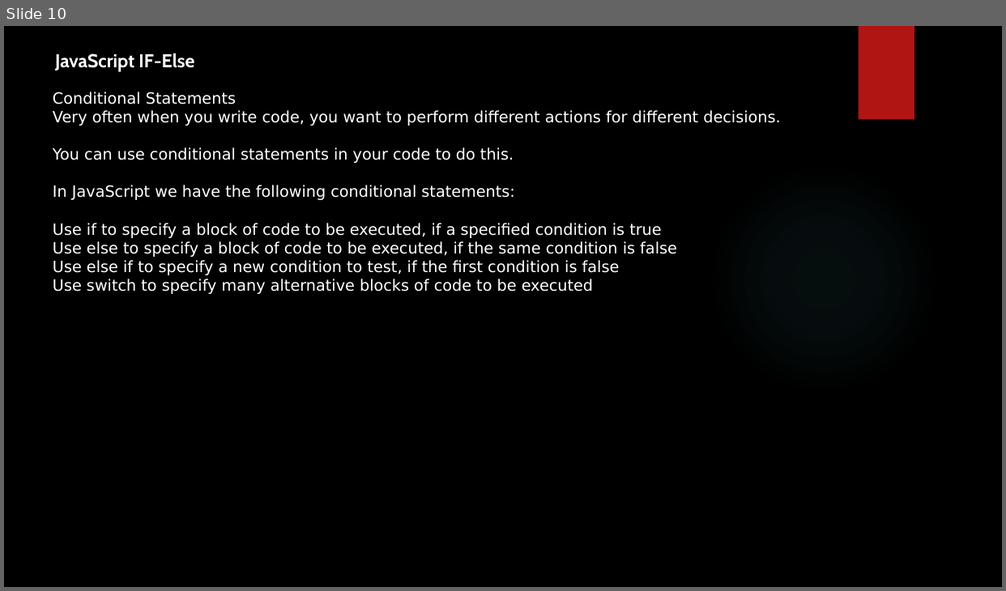
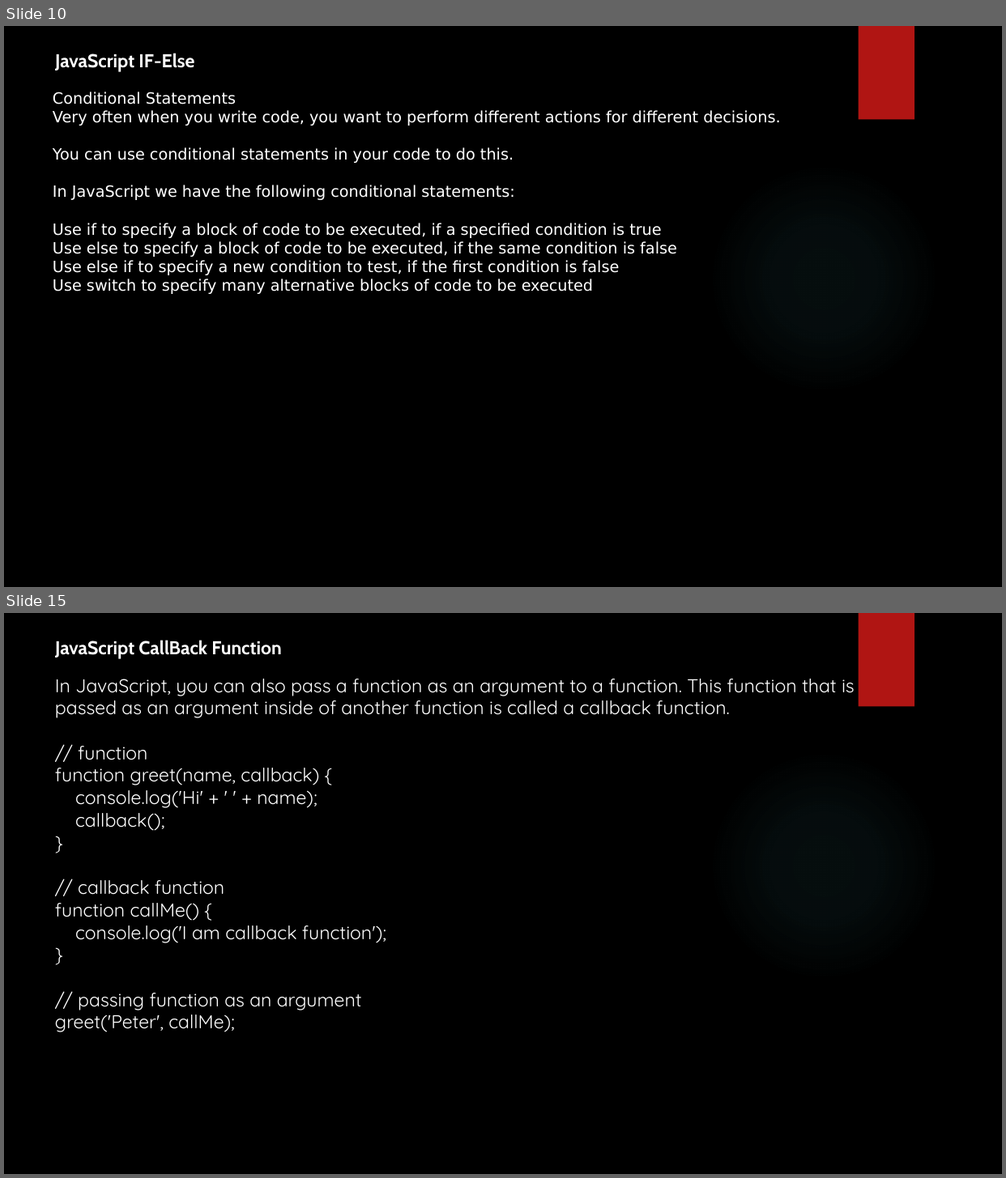
Before and after one commit to kaumarjya/React-Training, a slide deck: Javascript.pptx. Shown one above the other, each under a label of ours: slide 10 before the commit, slides 10 and 15 after it; the slides between them are not shown. The pictures are 1006x591 and 1006x1178 pixels, drawn with LibreOffice and Linux fonts; fonts in the diff are those of the drawing; background and template pictures are left out. Boxes give left, top, right and bottom in pixels: in the first picture for what was removed or moved away, otherwise in the second. Text is boxed around its words. In the diff, an @@ line names an element or a change of style, - is before the commit and + after.

```diff
--- a/Javascript.pptx
+++ b/Javascript.pptx
@@ slide 15 added at (x1=4, y1=613, x2=1002, y2=1174), background picture (left out); not listed: 2 template elements that a slide beside it also shows @@
@@ text added at (x1=55, y1=640, x2=281, y2=659), 18 pt, text #FFFFFF, bold @@
+JavaScript CallBack Function
@@ text added at (x1=55, y1=679, x2=854, y2=1033), 18 pt, text #FFFFFF @@
+In JavaScript, you can also pass a function as an argument to a function. This function that is passed as an argument inside of another function is called a callback function.
+// function
+function greet(name, callback) {
+console.log('Hi' + ' ' + name);
+callback();
+}
+// callback function
+function callMe() {
+console.log('I am callback function');
+}
+// passing function as an argument
+greet('Peter', callMe);
```
Also in this commit, not shown: 8 other slides added, 9 other files.
